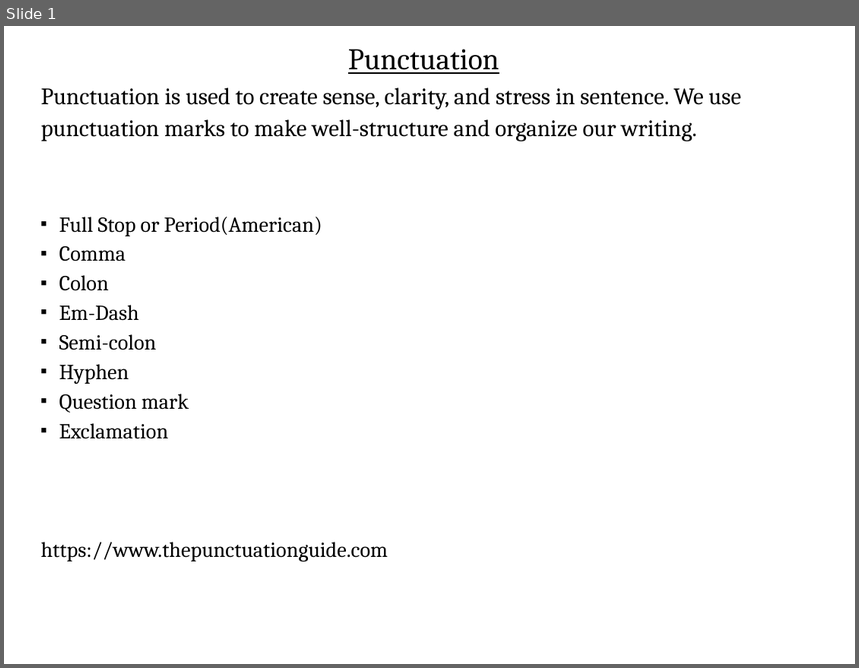
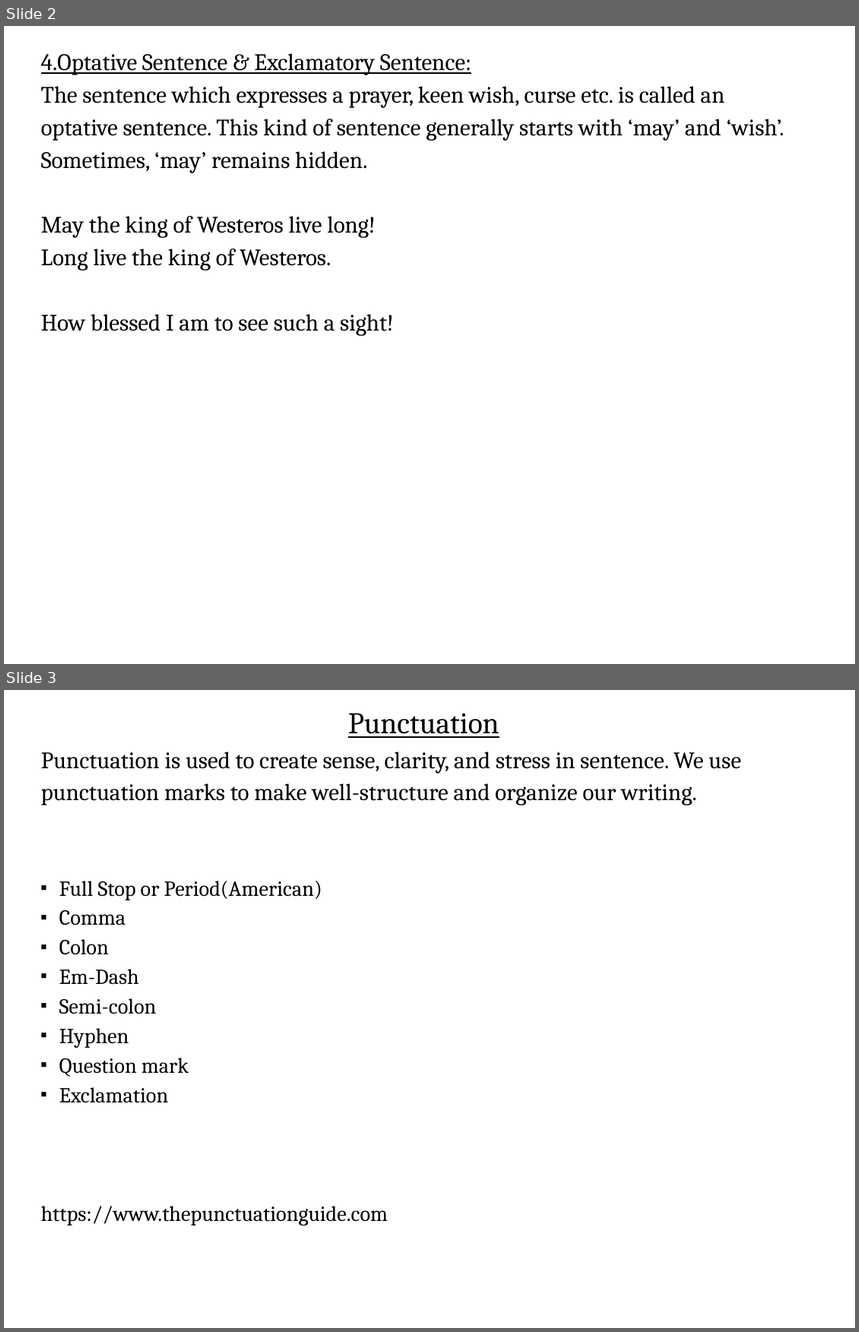
Before and after one commit to ADILp6/IBIT, a slide deck: Sunday_Tuesday_Thursday/Class_12_07_March_2019/Punctuation.odp. Shown one above the other, each under a label of ours: slide 1 before the commit, slides 2 and 3 after it. The pictures are 859x668 and 859x1332 pixels, drawn with LibreOffice and Linux fonts; fonts in the diff are those of the drawing. Boxes give left, top, right and bottom in pixels: in the first picture for what was removed or moved away, otherwise in the second. Text is boxed around its words. In the diff, an @@ line names an element or a change of style, - is before the commit and + after.

```diff
--- a/Sunday_Tuesday_Thursday/Class_12_07_March_2019/Punctuation.odp
+++ b/Sunday_Tuesday_Thursday/Class_12_07_March_2019/Punctuation.odp
@@ slide 2 added at (4,26,855,664), background #FFFFFF @@
@@ free added at (41,42,807,613), 22 pt, text #000000 @@
+4.Optative Sentence & Exclamatory Sentence:
+The sentence which expresses a prayer, keen wish, curse etc. is called an optative sentence. This kind of sentence generally starts with ‘may’ and ‘wish’. Sometimes, ‘may’ remains hidden.
+May the king of Westeros live long!
+Long live the king of Westeros.
+How blessed I am to see such a sight!
@@ what was slide 1 is now slide 3 @@
```
Also in this commit, not shown: 1 slide changed, 9 other slides added, 37 other files.
